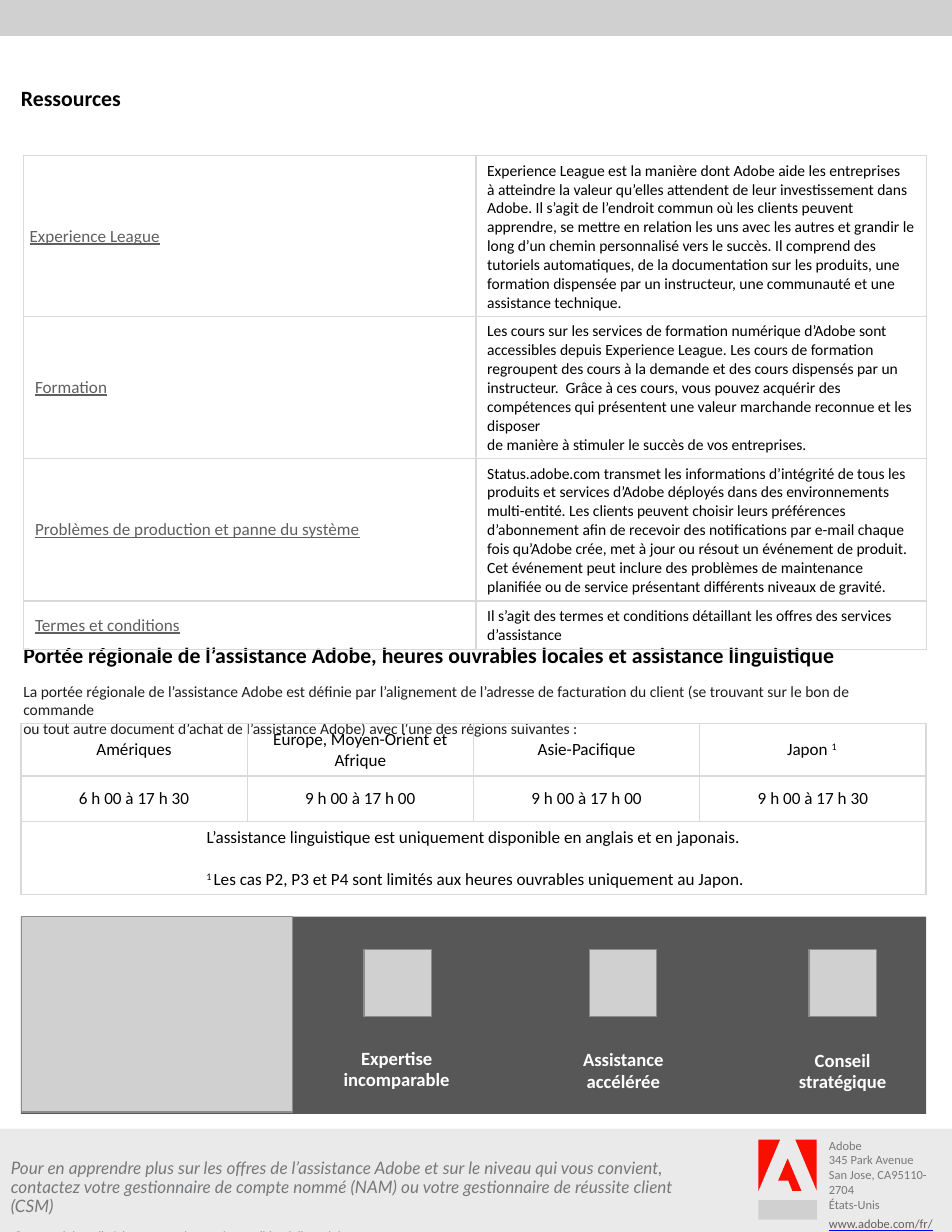
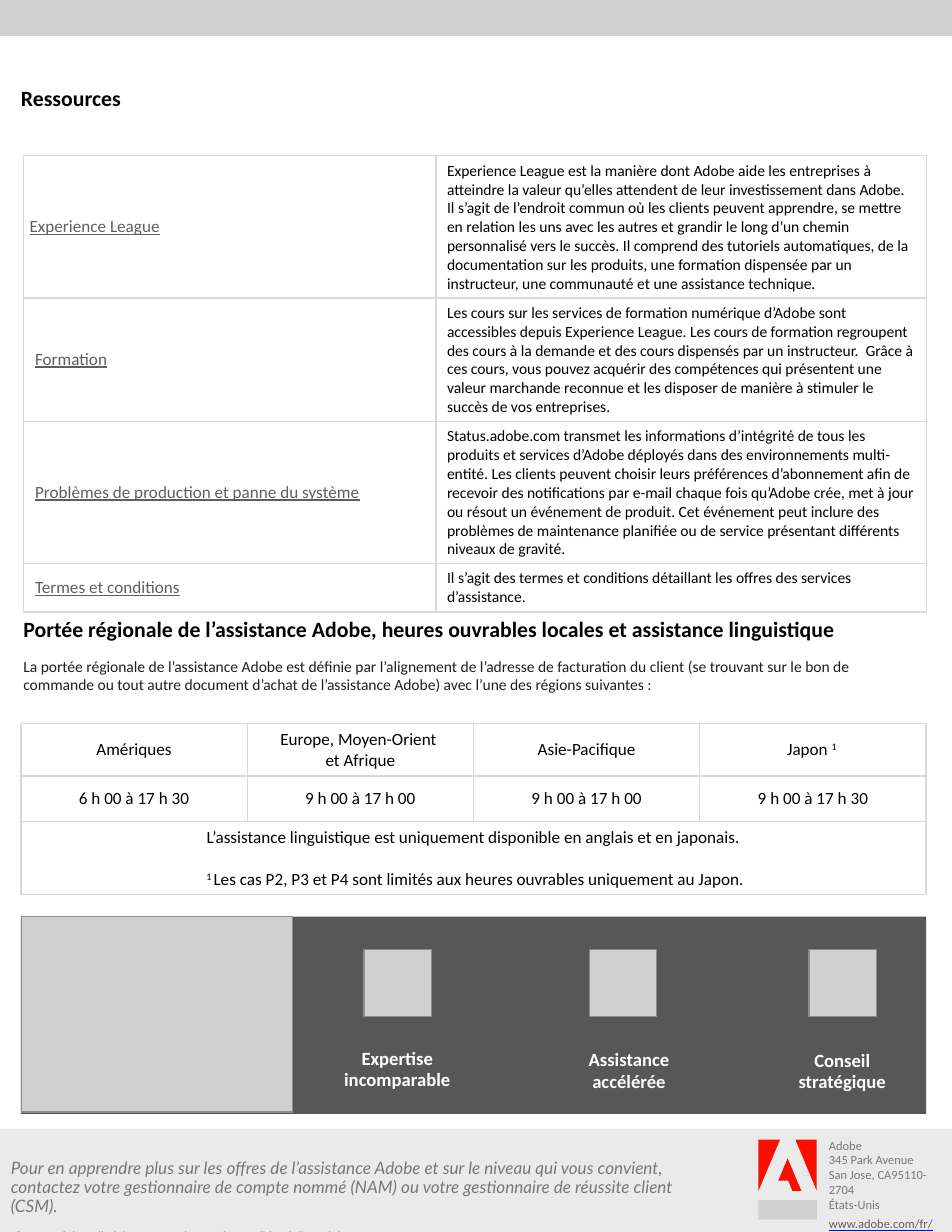
Before and after one commit to AdobeDocs/support-resources.fr-FR, a slide deck: slide 4 of help/data-sheets/assets/EnterpriseSupportDatasheet.pptx. Drawn at 952x1232 pixels with LibreOffice and Linux fonts; fonts in the diff are those of the drawing; grey boxes stand for pictures. Boxes give left, top, right and bottom in pixels: in the first picture for what was removed or moved away, otherwise in the second. Text is boxed around its words. In the diff, an @@ line names an element or a change of style, - is before the commit and + after.

```diff
--- a/help/data-sheets/assets/EnterpriseSupportDatasheet.pptx
+++ b/help/data-sheets/assets/EnterpriseSupportDatasheet.pptx
@@ table at (24, 156, 926, 606) @@
-row 4, column 2: Il s’agit des termes et conditions détaillant les offres des services d’assistance
+row 4, column 2: Il s’agit des termes et conditions détaillant les offres des services d’assistance.
@@ text "Portée régionale de l’assistance Adobe, ..." rewrapped from (23, 647, 849, 739) to (23, 621, 849, 693) @@
@@ text "Assistance accélérée": place and size @@
-text "Assistance accélérée" at (583, 1053, 664, 1088)
+text "Assistance accélérée" at (589, 1053, 670, 1088)
@@ text at (11, 1161, 673, 1214): text changed @@
-Pour en apprendre plus sur les offres de l’assistance Adobe et sur le niveau qui vous convient, contactez votre gestionnaire de compte nommé (NAM) ou votre gestionnaire de réussite client (CSM)
+Pour en apprendre plus sur les offres de l’assistance Adobe et sur le niveau qui vous convient,
+contactez votre gestionnaire de compte nommé (NAM) ou votre gestionnaire de réussite client (CSM).
```
Also in this commit, not shown: 3 other slides changed, 8 other files.
